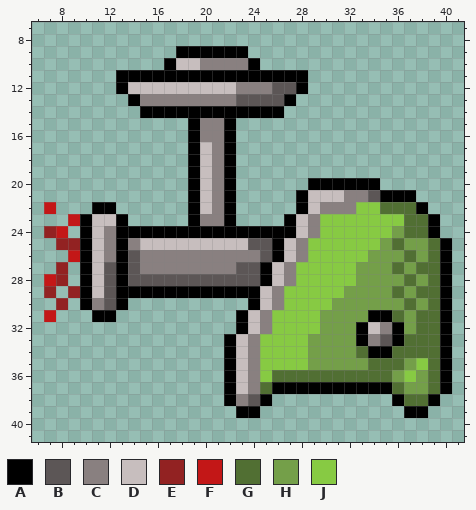
File history of a pixel-art sprite, LD44/Assets/Sprites/chopper/chopper_3.png. Above, as it was before the edit.
The file is 50x50 pixels. Shown: x 6..41, y 7..41. The old version is drawn lined up with the new one.
Palette (. is transparent): A #000000  B #5c5656  C #898080  D #c7bebe  E #922222  F #c31717  G #516f33  H #749f49  J #87ca43
Pixels before, first column x 7:
 9 ...........AAAAAA.................
10 ..........ADDCCCCA................
11 ......AAAAAAAAAAAAAAAA............
12 ......ADDDDDDDDDCCCBBA............
13 .......ACCCCCCCCBBBBA.............
14 ........AAAAAAAAAAAA..............
15 ............ACCA..................
16 ............ACCA..................
17 ............ADCA..................
18 ............ADCA..................
19 ............ADCA..................
20 ............ADCA......AAAAAA......
21 ............ADCA.....ADDDCCBAAA...
22 F...AA......ADCA.....ADCCCJJGGGA..
23 ..FADDA.....ACCA....ADCJJJJJJJGGA.
24 EF.ADCAAAAAAAAAAAAAAADCJJJJJJHGGA.
25 .EEADCACDDDDDDDDDBBADCJJJJJJHGHHGA
26 ..FADCABCCCCCCCCCCBADCJJJJJHHHGHGA
27 .E.ADBABCCCCCCCCBBADCJJJJJHHHGHGGA
28 FE.ADBABBBBBBBBBBBADCJJJJJHHHHGHGA
29 E.EADBAAAAAAAAAAAADCJJJJJHHHHGHGGA
30 .E.ACBA..........ADCJJJJHHHHHHGHGA
31 F...AA..........ADCJJJJHHHHAAGHGGA
32 ................ADCJJJJHHHADCAHGGA
33 ...............ADCJJJJHHHHACBAGGGA
34 ...............ADCJJJJHHHHGAAGGGGA
35 ...............ADCJJJJHHHHHGGGHJGA
36 ...............ADCJGGGGGGGGGGHJHGA
37 ...............ADCGAAAAAAAAAAGHHGA
38 ...............ACBA..........AGGA.
39 ................AA............AA..
The same view after the edit:
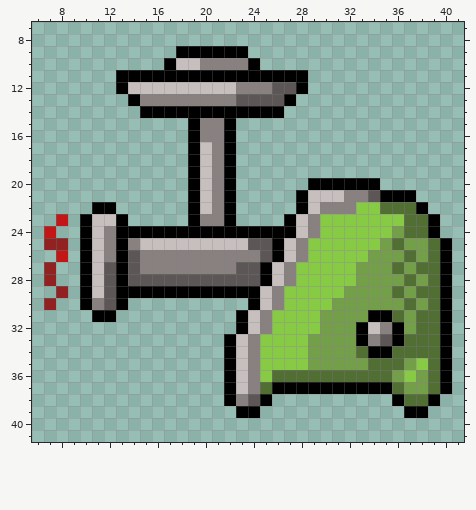
Log entry: chopper prefub and animaton with settings
The edit:
whole drawing moved by -1,+0 (the old picture is shown already moved)
Changed rows in their new state; - is an unchanged pixel.
first column x 7:
22 .--
23 -F.
24 F.-
25 E-.
26 -F.
27 E.-
28 E.-
29 .E.
30 E.-
31 .--
